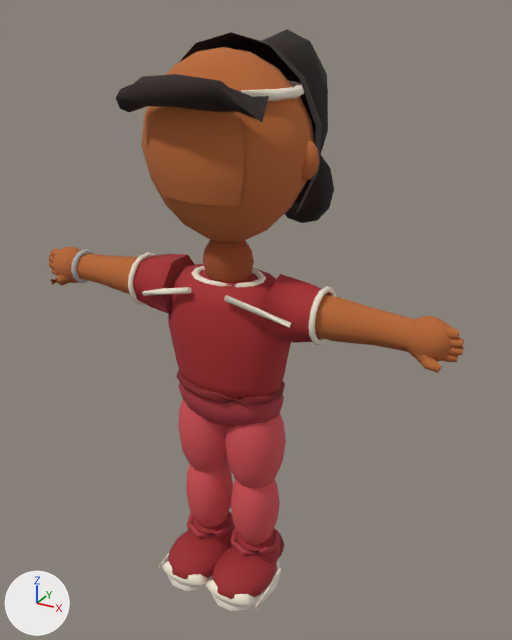
Two versions of the Blender file assets/v2/source/junebug-pilot.blend, one commit apart.
Rendered twice from a camera (50 mm lens) standing at (2.4, -3.96, 4.27) and looking at (0.01, 0.37, 2.11). Lighting does not change. The marker at lower left points along +X, +Y and +Z. The first picture is the older version.

Objects in the first picture: 'kid_nostrike_LOD0'.
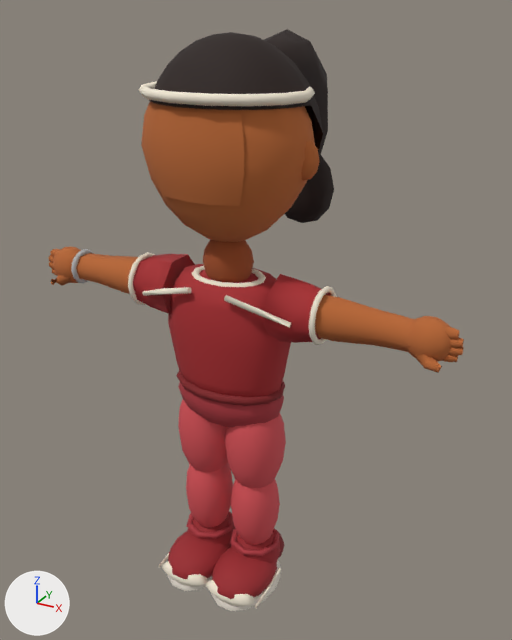
Location of each change, [x1, y1, x2, y2] in pixels of the pictures (512 x 640 px; the box of a moved part takes in the faces that stretch with it):
part 1 of me_kid_nostrike_lod0_mesh, deleted: before [116, 74, 269, 122]
part 2 of me_kid_nostrike_lod0_mesh, moved or reshaped: before [150, 32, 322, 213]; after [139, 32, 323, 206]
part 3 of me_kid_nostrike_lod0_mesh, moved or reshaped: before [177, 371, 285, 406]; after [176, 371, 285, 406]
part 4 of me_kid_nostrike_lod0_mesh, moved or reshaped: before [187, 512, 279, 556]; after [186, 512, 280, 556]
part 5 of me_kid_nostrike_lod0_mesh, moved or reshaped: before [191, 266, 266, 288]; after [192, 265, 266, 287]

Diff of the bpy script that builds the scene:
```diff
--- a/assets/v2/source/junebug-pilot.blend.py
+++ b/assets/v2/source/junebug-pilot.blend.py
@@ me_kid_nostrike_lod0_mesh @@
 # used by ob_kid_nostrike_lod0; location = (0.0, 0.0, 0.0)
-me_kid_nostrike_lod0_mesh.from_pydata(...)  # 3195 vertices, 3547 faces; spans x -1.64..1.64, y -0.62..1.33, z 0.03..4.14
+me_kid_nostrike_lod0_mesh.from_pydata(...)  # 3211 vertices, 3563 faces; spans x -1.64..1.64, y -0.49..1.33, z 0.03..4.14
+# me_kid_nostrike_lod0_mesh part 1: the loose piece of 37 vertices spanning x -0.52..0.52, y -0.62..-0.3, z 3.69..3.94 is deleted
+# me_kid_nostrike_lod0_mesh part 2: 154 vertices moved from x -0.56..0.56, y -0.43..0.57, z 3.18..4.07 to x -0.58..0.58, y -0.44..0.59, z 3.18..4.13; 19 vertices removed from x -0.59..0.59, y 0.08..0.47, z 3.06..4.07; 72 vertices added at x -0.56..0.56, y -0.39..0.57, z 3.06..4.13
+# me_kid_nostrike_lod0_mesh part 3: 70 vertices moved from x -0.43..0.43, y -0.29..0.29, z 1.73..1.79 to x -0.44..0.44, y -0.28..0.28, z 1.73..1.79; 20 vertices removed from x -0.43..0.43, y -0.23..0.23, z 1.73..1.79; 20 vertices added at x -0.42..0.42, y -0.29..0.29, z 1.73..1.79
+# me_kid_nostrike_lod0_mesh part 4: 56 vertices moved from x -0.41..0.41, y -0.2..0.2, z 0.35..0.41 to x -0.42..0.42, y -0.21..0.21, z 0.36..0.4; 12 vertices removed from x -0.41..0.41, y -0.2..0.2, z 0.36..0.4; 12 vertices added at x -0.37..0.37, y -0.16..0.16, z 0.36..0.4
+# me_kid_nostrike_lod0_mesh part 5: 38 vertices moved from x -0.28..0.28, y -0.2..0.2, z 2.54..2.6 to x -0.28..0.28, y -0.21..0.21, z 2.54..2.6; 12 vertices removed from x -0.17..0.17, y -0.2..0.2, z 2.54..2.6; 12 vertices added at x -0.17..0.17, y -0.19..0.19, z 2.54..2.6
 me_kid_nostrike_lod0_mesh.materials.append(mat_m_body)
```
